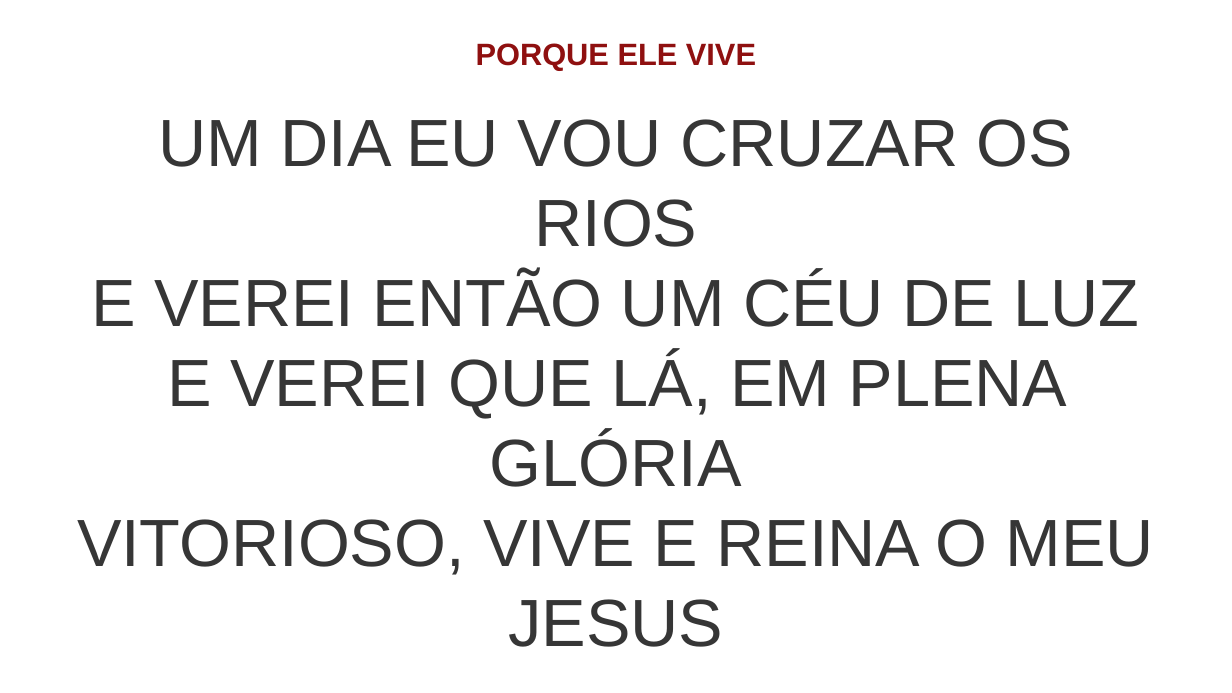
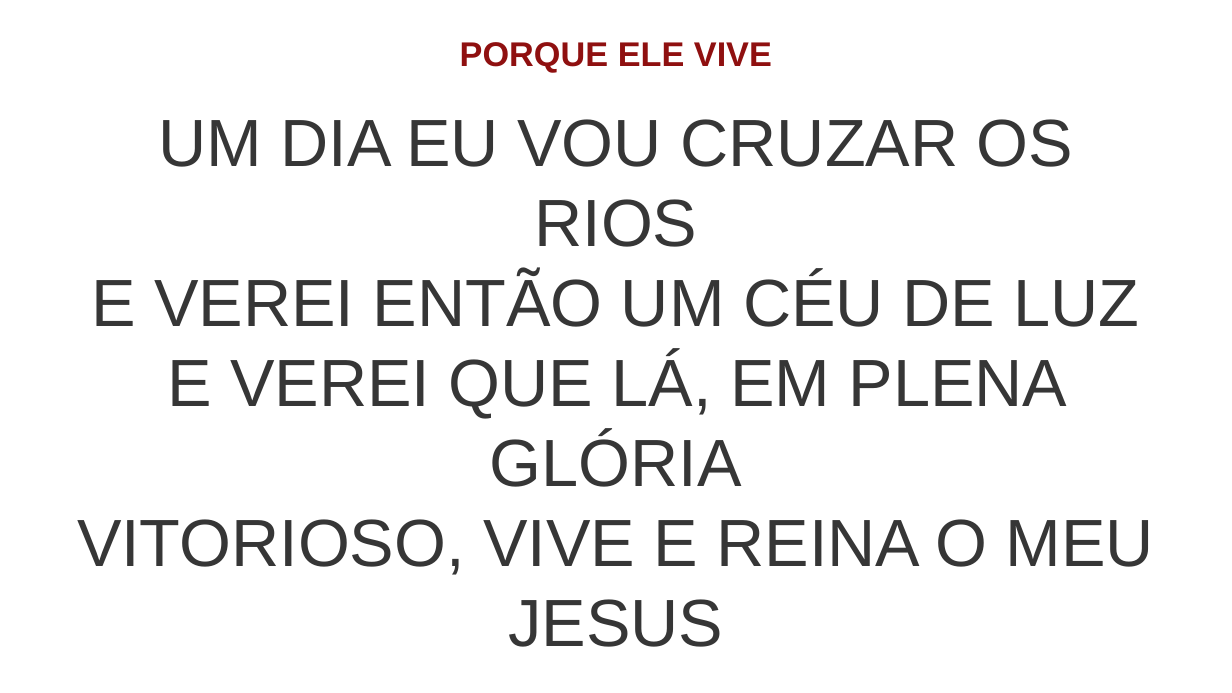
Before and after one commit to Natanielsr/liturgy-s-slideshow-creator, a slide deck: slide 46 of slide-result/slide.pptx. Drawn at 1232x693 pixels with LibreOffice and Linux fonts; fonts in the diff are those of the drawing. Boxes give left, top, right and bottom in pixels: in the first picture for what was removed or moved away, otherwise in the second. Text is boxed around its words. In the diff, an @@ line names an element or a change of style, - is before the commit and + after.

```diff
--- a/slide-result/slide.pptx
+++ b/slide-result/slide.pptx
@@ text "PORQUE ELE VIVE" at (460, 42, 772, 73): size 18 to 20 pt @@
```
Also in this commit, not shown: 33 other slides changed, 1 other file.
